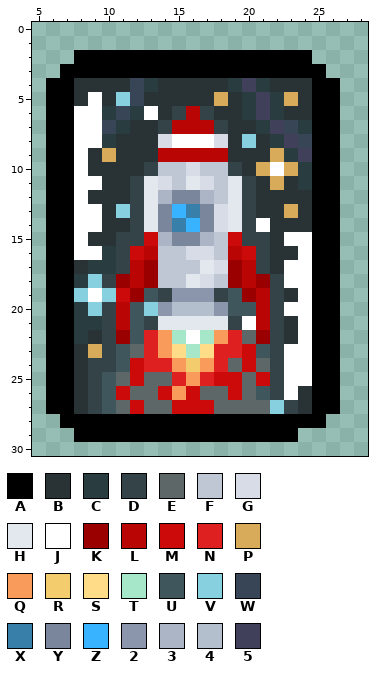
Edited in one commit: pixel-art sprite (resources/gfx/items/trinkets/rocket_trinket.png). Above, as it was before the edit.
The file is 32x32 pixels. Colours within 5 levels of each other are drawn and written as one. Shown: x 5..28, y 0..30.
Palette (. is transparent): A #000000  B #293335  C #293c40  D #334347  E #5d6768  F #bfc7d5  G #d7dce6  H #e3e8ef  J #ffffff  K #9b0000  L #ba0505  M #cc0a0a  N #de2020  P #d7ab5a  Q #f89b5b  R #f2cc6d  S #ffdc87  T #a6e7ca  U #40565d  V #86d0e0  W #374556  X #387faa  Y #7a869c  Z #38b3ff  2 #8b96ac  3 #acb5c6  4 #b4bfcd  5 #40405b
Pixels before, first column x 6:
 2 ..AAAAAAAAAAAAAAAAA..
 3 .AAAAAAAAAAAAAAAAAAA.
 4 AABBBBWCBBBBBC5CBBBAA
 5 AABJBVWBBBBBPBC5CPBAA
 6 AAJJCWCJBDLDBBC5CBBAA
 7 AAJJWCBBDLLLDBBC5WCAA
 8 AAJJCBBBGJJJGBVBC5WAA
 9 AAJBPBBBLLLLLBBBPC5AA
10 AAJBBBBDFFGFFDBPJPCAA
11 AAJJBBDHGFHGFHDBPBCAA
12 AAJBBBDH3YY3FHDBBBBAA
13 AAJJBVDHYZXYGHDBBPBAA
14 AAJJBBDHYXZYGHDJBBBAA
15 AAJBBDDM3YY3FMDDBJJAA
16 AAJJCDMLFFGGFLMDBBJAA
17 AABCCDLKFFFHGKLDBJJAA
18 AACVDKLKFFHGFKLKDJJAA
19 AAVJVMKUD222DUKLDBJAA
20 AACVDLUV24442UULDJJAA
21 AACCDLUDHHHHHDJLDBJAA
22 AACBDKUNQTJTQNEKDBJAA
23 AABPDUENQSTSNNMUDJJAA
24 AABDDUMNNQRQNEMEDJJAA
25 AABDUEMEENQNMMEMDJJAA
26 AABDUMEEMQMEEMEUDJBAA
27 AABDUEMEEMMMEEEEVDBAA
28 .AAAAAAAAAAAAAAAAAAA.
29 ..AAAAAAAAAAAAAAAA...
After:
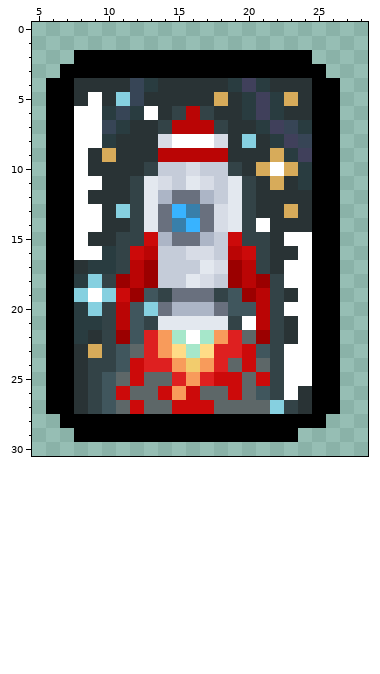
What changed:
Colour F changes from #bfc7d5 to #c5ccd9.
Colour Y changes from #7a869c to #69707e.
The author changed colour 4 to colour 3 in row 20 at x 15 to 17.
The author changed colour 2 to colour Y in row 19 at x 15 to 17; in row 20 at x 14 and 18.
